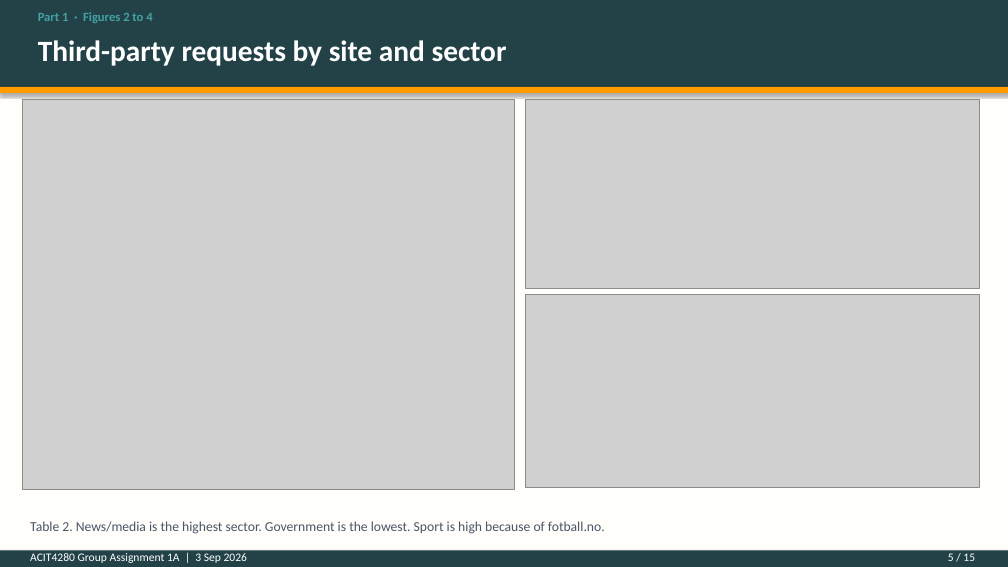
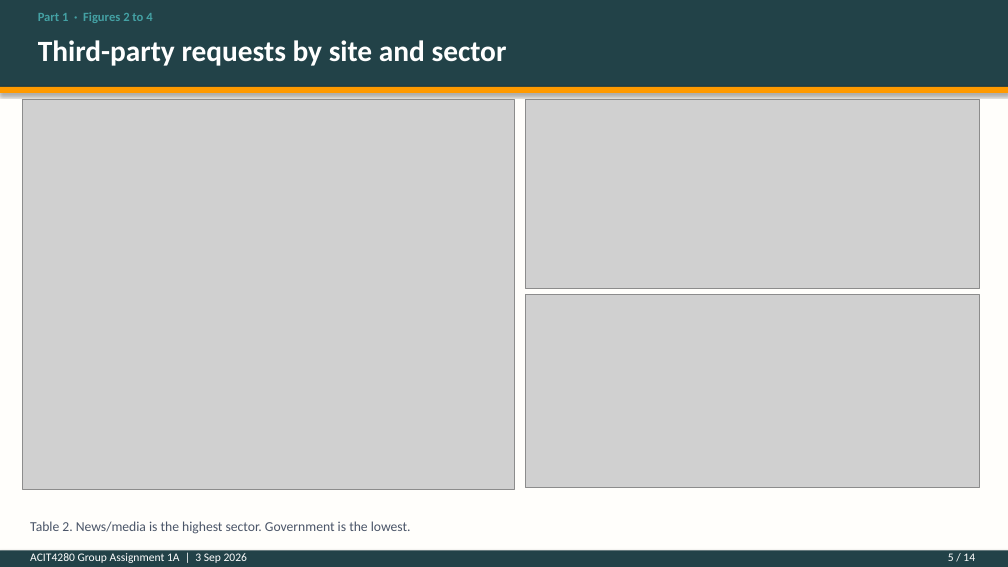
Before and after one commit to kasa031/Bacheloroppgave, a slide deck: slide 5 of ACIT4280_1A_presentation.pptx. Drawn at 1008x567 pixels with LibreOffice and Linux fonts; fonts in the diff are those of the drawing; grey boxes stand for pictures. Boxes give left, top, right and bottom in pixels: in the first picture for what was removed or moved away, otherwise in the second. Text is boxed around its words. In the diff, an @@ line names an element or a change of style, - is before the commit and + after.

```diff
--- a/ACIT4280_1A_presentation.pptx
+++ b/ACIT4280_1A_presentation.pptx
@@ text at (30, 521, 411, 534): text changed @@
-Table 2. News/media is the highest sector. Government is the lowest. Sport is high because of fotball.no.
+Table 2. News/media is the highest sector. Government is the lowest.
@@ text at (948, 553, 975, 561): text changed @@
-5 / 15
+5 / 14
```
Also in this commit, not shown: 11 other slides changed, 1 slide removed, 4 other files.
